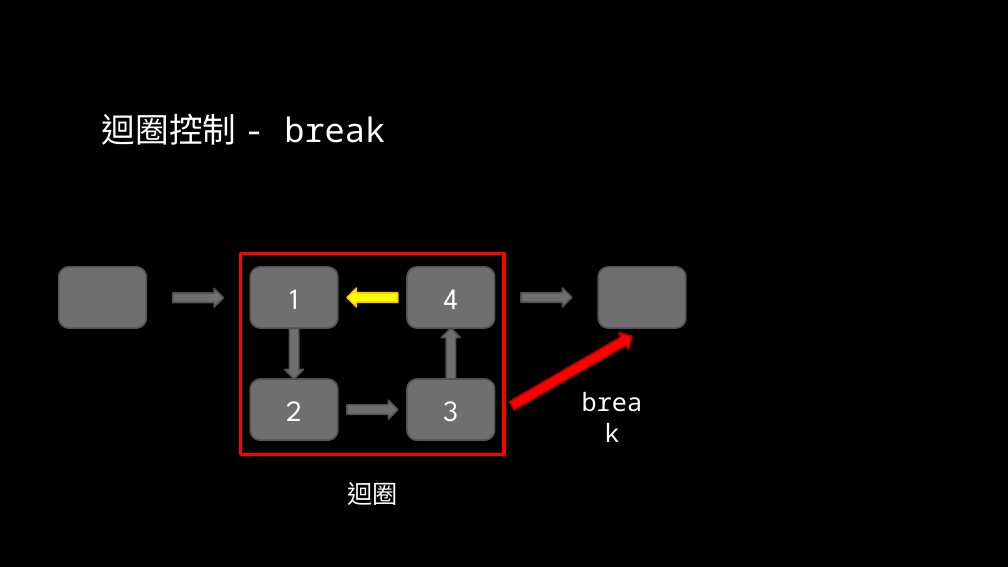
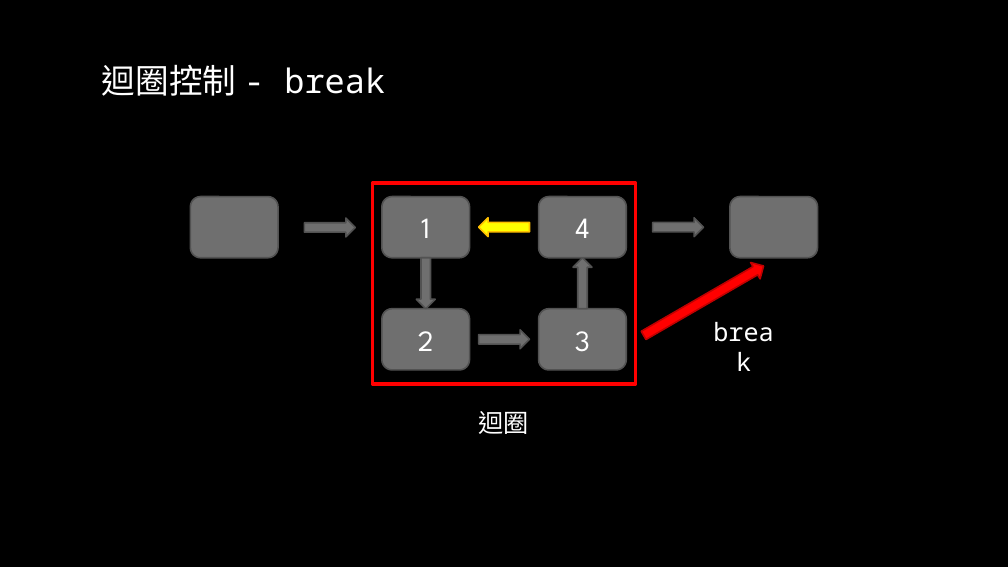
Before and after one commit to liuutin9/2023_summer_camp, a slide deck: slide 12 of 電機_C_Day_2.pptx. Drawn at 1008x567 pixels with LibreOffice and Linux fonts; fonts in the diff are those of the drawing; background and template pictures are left out. Boxes give left, top, right and bottom in pixels: in the first picture for what was removed or moved away, otherwise in the second. Text is boxed around its words. In the diff, an @@ line names an element or a change of style, - is before the commit and + after.

```diff
--- a/電機_C_Day_2.pptx
+++ b/電機_C_Day_2.pptx
@@ title "迴圈控制 - break": place and size @@
-title "迴圈控制 - break" at bbox=[102, 113, 385, 145]
+title "迴圈控制 - break" at bbox=[102, 64, 385, 96]
@@ 7 down arrows, 6 rounded rectangles, 2 texts, 1 rectangle: place and size @@
-7 down arrows, 6 rounded rectangles, 2 texts, 1 rectangle at bbox=[59, 253, 686, 505]
+7 down arrows, 6 rounded rectangles, 2 texts, 1 rectangle at bbox=[191, 183, 818, 434]
```
Also in this commit, not shown: 30 other slides changed.
